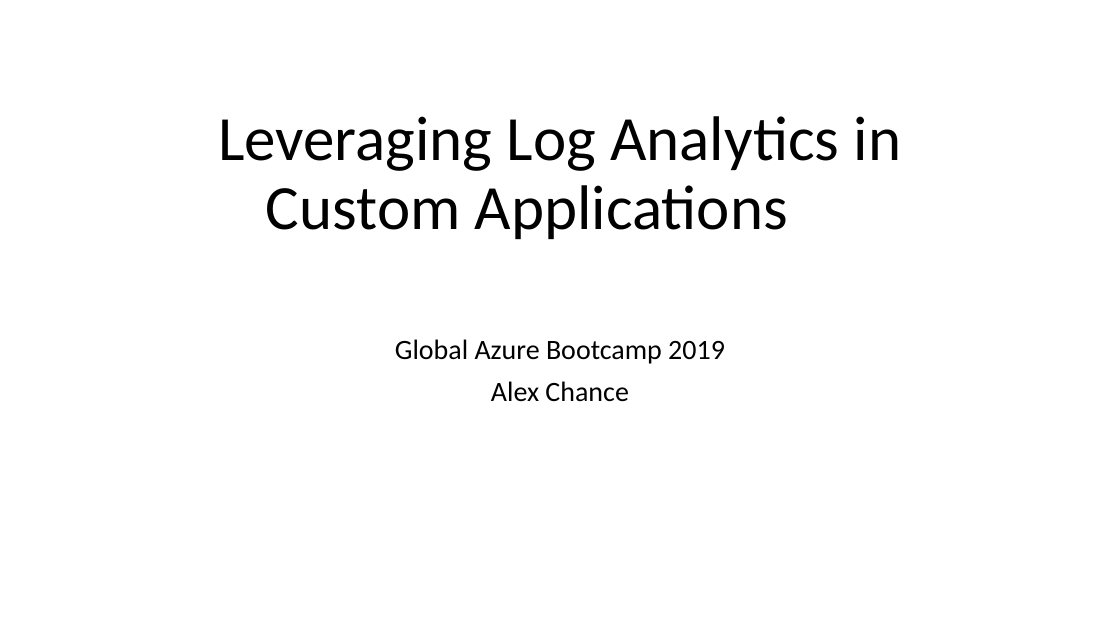
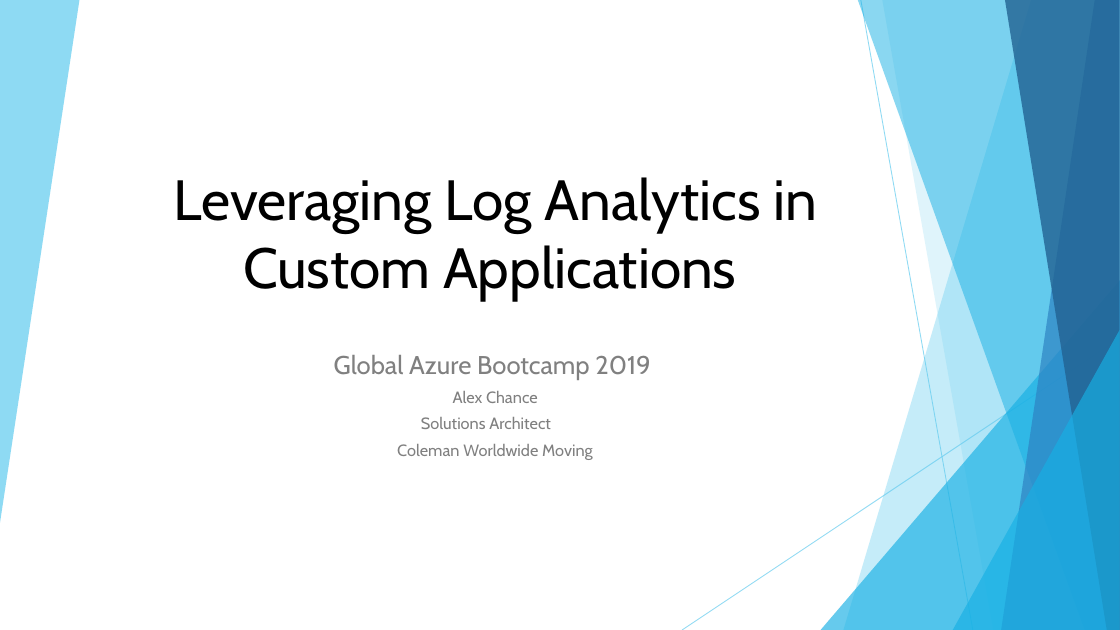
Before and after one commit to achance/GAB19, a slide deck: slide 1 of Leveraging Log Analytics in Custom Applications.pptx. Drawn at 1120x630 pixels with LibreOffice and Linux fonts; fonts in the diff are those of the drawing. Boxes give left, top, right and bottom in pixels: in the first picture for what was removed or moved away, otherwise in the second. Text is boxed around its words. In the diff, an @@ line names an element or a change of style, - is before the commit and + after.

```diff
--- a/Leveraging Log Analytics in Custom Applications.pptx
+++ b/Leveraging Log Analytics in Custom Applications.pptx
@@ title "Leveraging Log Analytics in Custom ...": place and size @@
-title "Leveraging Log Analytics in Custom ..." at [218,116,902,239]
+title "Leveraging Log Analytics in Custom ..." at [174,177,817,301]
@@ title "Leveraging Log Analytics in Custom ..." at [174,177,817,301]: size 54 to 48.6 pt, font Calibri to Cabin; line spacing 0.9 to 1 @@
@@ subtitle "Global Azure Bootcamp 2019": place and size @@
-subtitle "Global Azure Bootcamp 2019" at [395,339,725,402]
+subtitle "Global Azure Bootcamp 2019" at [334,355,650,460]
@@ subtitle at [334,355,650,403]: size 24 to 22 pt in "Global Azure Bootcamp 2019"; font Calibri to Cabin, text colour #000000 to #808080 in "Global Azure Bootcamp 2019", "Alex Chance"; size 24 to 14 pt in "Alex Chance"; line spacing 0.9 to 1; less space between paragraphs @@
@@ group added at [0,0,1120,630]: 6 freeform shapes, 2 lines, 2 triangles @@
@@ subtitle at [397,417,593,460]: paragraphs added @@
+Solutions Architect
+Coleman Worldwide Moving
```
Also in this commit, not shown: 4 other slides changed, 1 slide added, 1 slide removed.
